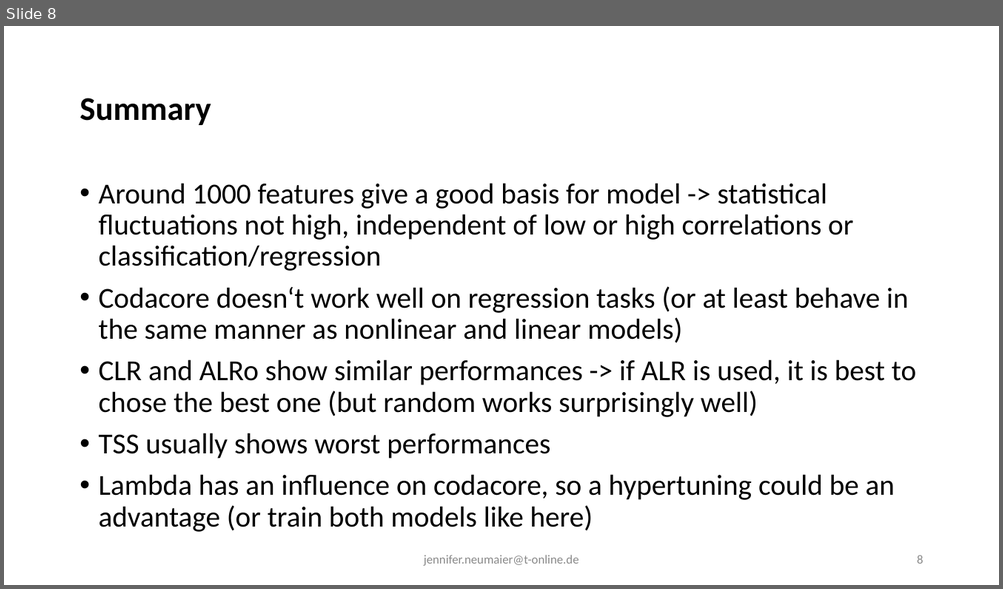
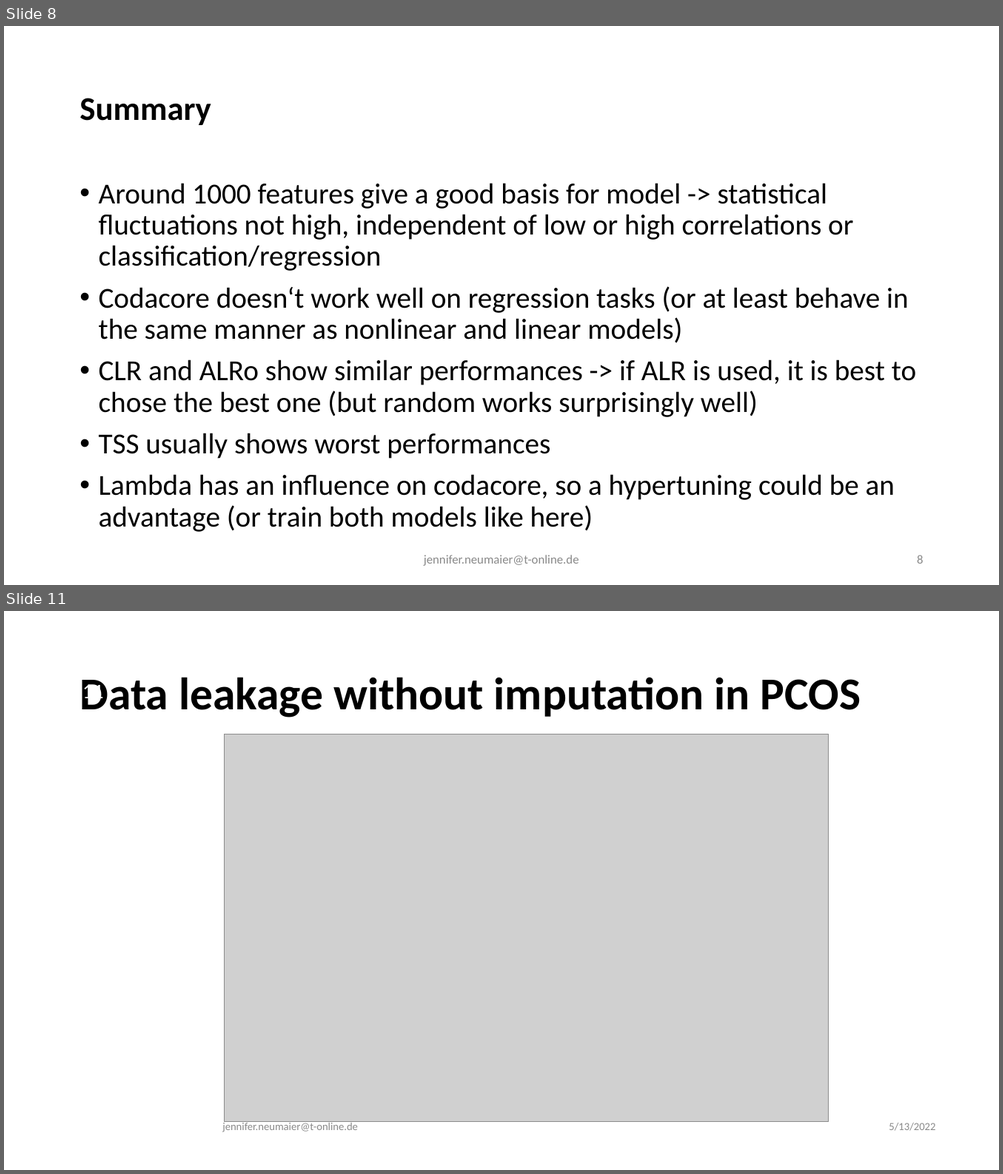
Before and after one commit to JenniferNeumaier/ml_coda, a slide deck: doc/Results for Master Thesis.odp. Shown one above the other, each under a label of ours: slide 8 before the commit, slides 8 and 11 after it; the slides between them are not shown. The pictures are 1003x589 and 1003x1174 pixels, drawn with LibreOffice and Linux fonts; fonts in the diff are those of the drawing; grey boxes stand for pictures. Boxes give left, top, right and bottom in pixels: in the first picture for what was removed or moved away, otherwise in the second. Text is boxed around its words. In the diff, an @@ line names an element or a change of style, - is before the commit and + after.

```diff
--- a/doc/Results for Master Thesis.odp
+++ b/doc/Results for Master Thesis.odp
@@ slide 11 added at box(4, 611, 999, 1170), background #FFFFFF @@
@@ title added at box(79, 677, 861, 718), 44 pt, text #000000, bold @@
+Data leakage without imputation in PCOS
@@ page number added at box(82, 681, 103, 703), 20 pt, text #FEFFFF @@
+11
@@ picture added at box(224, 734, 828, 1123) @@
@@ text added at box(222, 1121, 358, 1133), 10.5 pt, text #898989 @@
+jennifer.neumaier@t-online.de
@@ text added at box(888, 1123, 935, 1131), 10.5 pt, text #898989 @@
+5/13/2022
```
Also in this commit, not shown: 1 slide changed, 2 other slides added, 2 other files.
